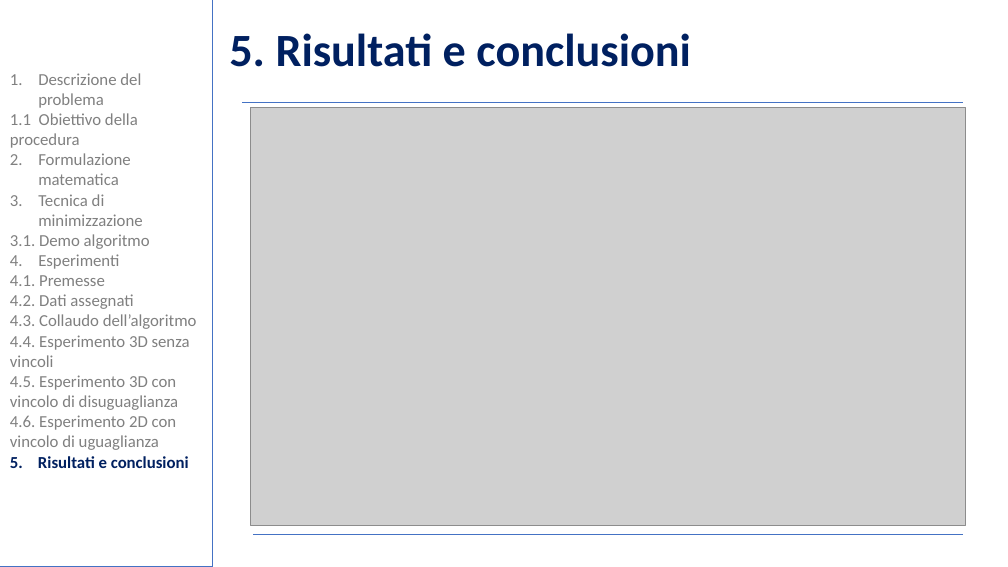
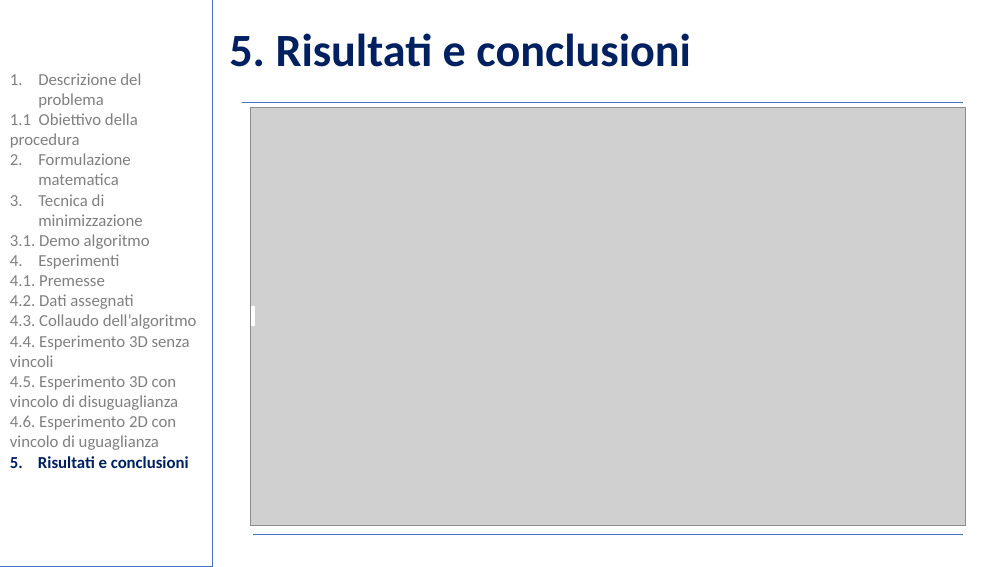
Before and after one commit to BernardoGiordano/NelderMeadMethod, a slide deck: slide 19 of writeup/Slides.pptx. Drawn at 1008x567 pixels with LibreOffice and Linux fonts; fonts in the diff are those of the drawing; grey boxes stand for pictures; background and template pictures are left out. Boxes give left, top, right and bottom in pixels: in the first picture for what was removed or moved away, otherwise in the second. Text is boxed around its words. In the diff, an @@ line names an element or a change of style, - is before the commit and + after.

```diff
--- a/writeup/Slides.pptx
+++ b/writeup/Slides.pptx
@@ rectangle added at (x1=251, y1=307, x2=254, y2=325), fill #FFFFFF, outline #FFFFFF 1 pt @@
```
Also in this commit, not shown: 6 other slides changed, 1 slide added, 1 other file.
